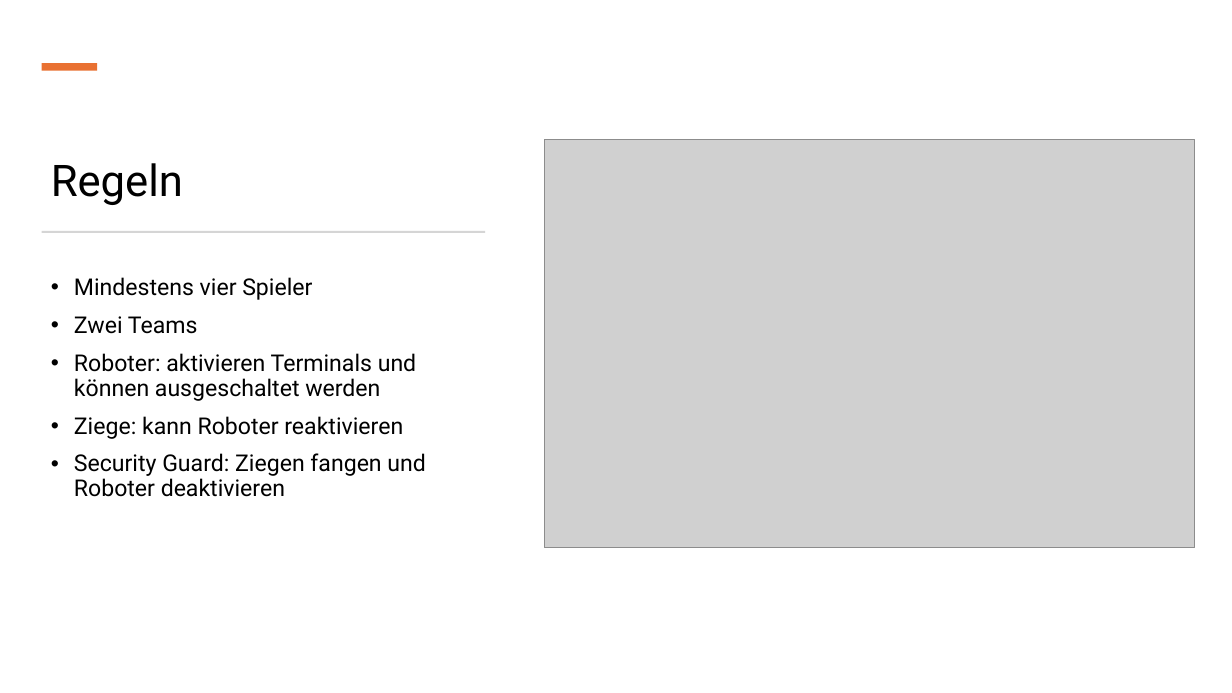
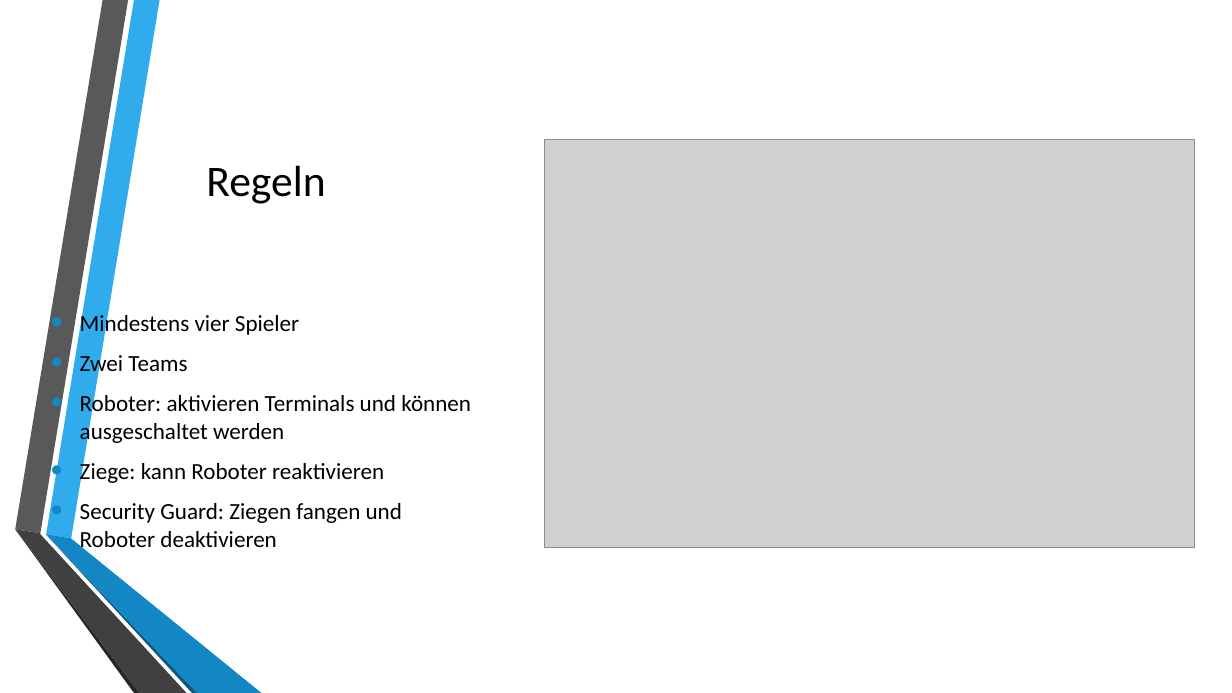
Before and after one commit to verifizieren/iGOAT, a slide deck: slide 3 of Presentation/Gruppe10(Präsentation1).pptx. Drawn at 1232x693 pixels with LibreOffice and Linux fonts; fonts in the diff are those of the drawing; grey boxes stand for pictures; background and template pictures are left out. Boxes give left, top, right and bottom in pixels: in the first picture for what was removed or moved away, otherwise in the second. Text is boxed around its words. In the diff, an @@ line names an element or a change of style, - is before the commit and + after.

```diff
--- a/Presentation/Gruppe10(Präsentation1).pptx
+++ b/Presentation/Gruppe10(Präsentation1).pptx
@@ rectangle removed at [42,63,97,70] @@
@@ title "Regeln" at [206,165,325,204]: font Roboto to Calibri; alignment left to centre; line spacing 0.9 to 1 @@
@@ rectangle removed at [42,231,485,233] @@
@@ text "Mindestens vier Spieler" at [80,311,471,553]: font Roboto to Calibri; indent changed; line spacing 0.9 to 1; vertical alignment top to middle @@
@@ group added at [15,0,262,693]: 6 freeform shapes @@
```
Also in this commit, not shown: 7 other slides changed.
